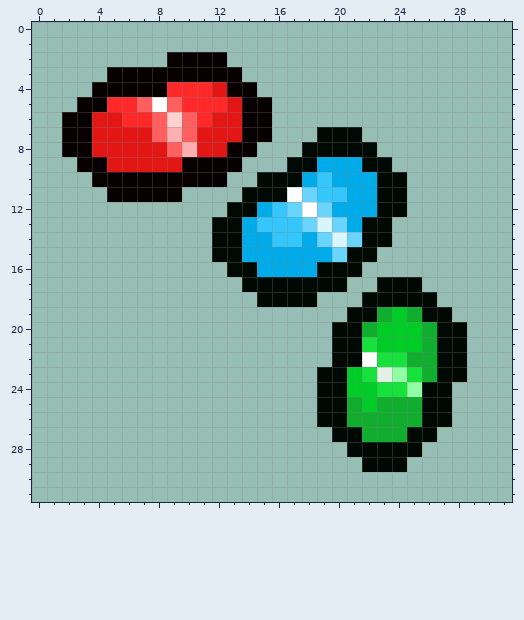
A pixel-art sprite gets an edit: resources/gfx/items/collectibles/collectibles_jellybeans.png. Above: the version before the commit.
The file is 32x32 pixels. Colours within 5 levels of each other are drawn and written as one.
Once edited:
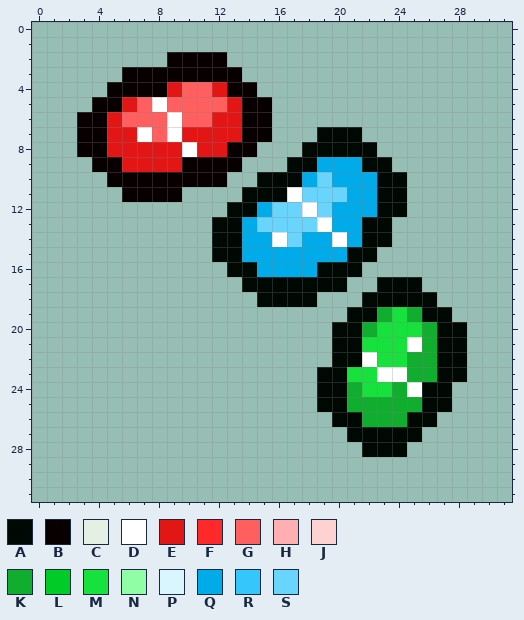
Palette (. is transparent): A #000803  B #080000  C #e4f0e4  D #ffffff  E #e31616  F #ff2929  G #ff5f5f  H #ffafaf  J #ffd2d2  K #11ad2e  L #00cc27  M #17e13d  N #90fea4  P #d9f6ff  Q #00abea  R #35c6fc  S #6ad5fc
Change:
{"y":3,"x":5,"old":"B","new":"."}
{"y":4,"x":4,"old":"B","new":"."}
{"y":4,"x":9,"old":"FFF","new":"EGG"}
{"y":5,"x":3,"old":"B","new":"."}
{"y":5,"x":5,"old":"FF","new":"BE"}
{"y":5,"x":10,"old":"FFF","new":"GGG"}
{"y":6,"x":2,"old":"B","new":"."}
{"y":6,"x":4,"old":"E","new":"B"}
{"y":6,"x":6,"old":"FF","new":"GG"}
{"y":6,"x":9,"old":"J","new":"D"}
{"y":6,"x":11,"old":"F","new":"G"}
{"y":7,"x":2,"old":"B","new":"."}
{"y":7,"x":4,"old":"E","new":"B"}
{"y":7,"x":7,"old":"E","new":"D"}
{"y":7,"x":9,"old":"HG","new":"DE"}
{"y":8,"x":2,"old":"B","new":"."}
{"y":8,"x":4,"old":"E","new":"B"}
{"y":8,"x":9,"old":"GH","new":"ED"}
{"y":9,"x":3,"old":"B","new":"."}
{"y":9,"x":5,"old":"E","new":"B"}
{"y":10,"x":4,"old":"B","new":"."}
{"y":10,"x":19,"old":"R","new":"S"}
{"y":11,"x":5,"old":"B","new":"."}
{"y":11,"x":19,"old":"RR","new":"SS"}
{"y":12,"x":16,"old":"R","new":"S"}
{"y":13,"x":15,"old":"RRR","new":"SSS"}
{"y":13,"x":19,"old":"PS","new":"DQ"}
{"y":14,"x":16,"old":"RR","new":"DS"}
{"y":14,"x":19,"old":"SPS","new":"QDQ"}
{"y":15,"x":20,"old":"S","new":"Q"}
{"y":19,"x":24,"old":"L","new":"M"}
{"y":20,"x":23,"old":"LLL","new":"MMM"}
{"y":21,"x":23,"old":"LLL","new":"MMD"}
{"y":23,"x":21,"old":"L","new":"M"}
{"y":23,"x":23,"old":"CNM","new":"DDK"}
{"y":24,"x":21,"old":"LL","new":"KM"}
{"y":24,"x":24,"old":"MN","new":"KD"}
{"y":25,"x":22,"old":"L","new":"K"}
{"y":26,"x":19,"old":"A","new":"."}
{"y":26,"x":21,"old":"K","new":"A"}
{"y":26,"x":25,"old":"K","new":"A"}
{"y":26,"x":27,"old":"A","new":"."}
{"y":27,"x":20,"old":"A","new":"."}
{"y":27,"x":22,"old":"KKK","new":"AAA"}
{"y":27,"x":26,"old":"A","new":"."}
{"y":28,"x":21,"old":"A","new":"."}
{"y":28,"x":25,"old":"A","new":"."}
{"y":29,"x":22,"old":"AAA","new":"..."}
